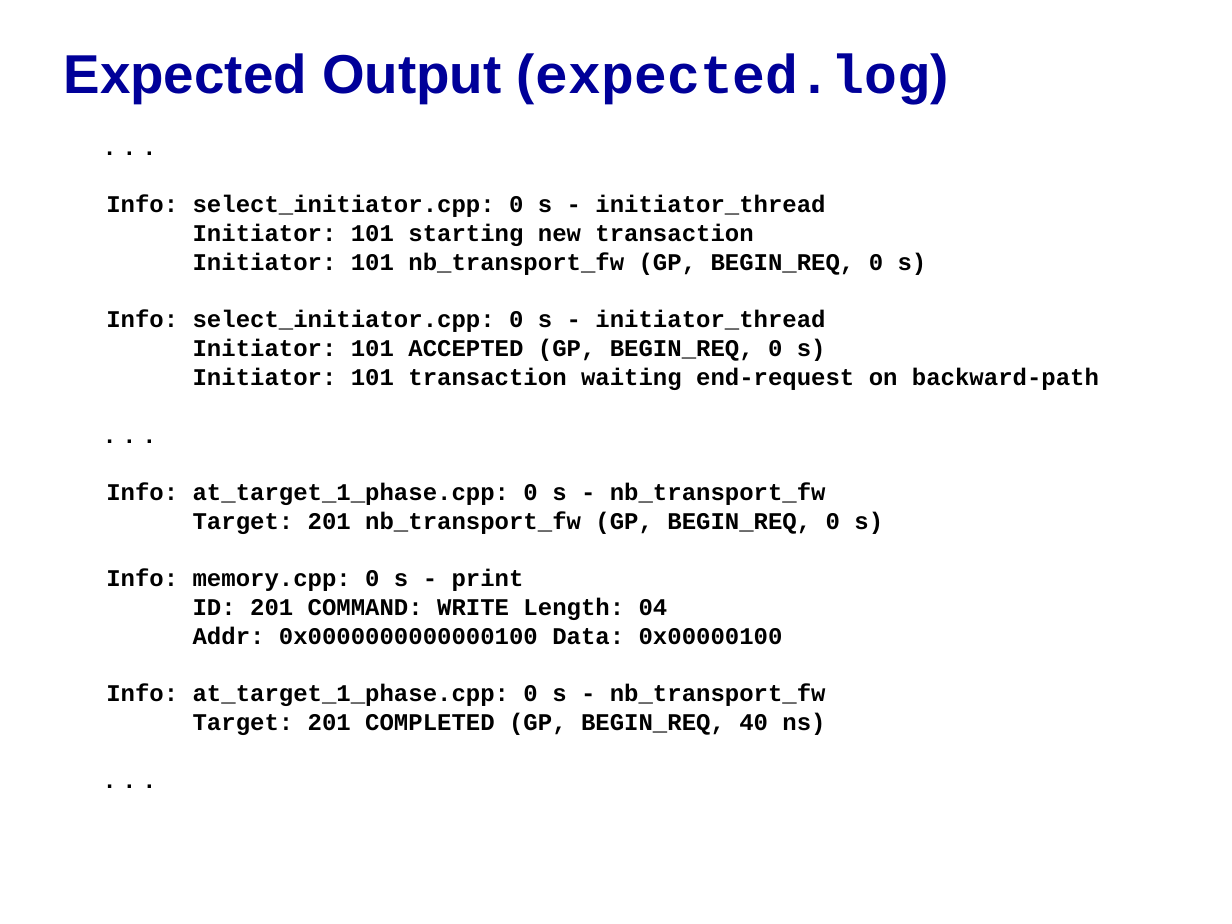
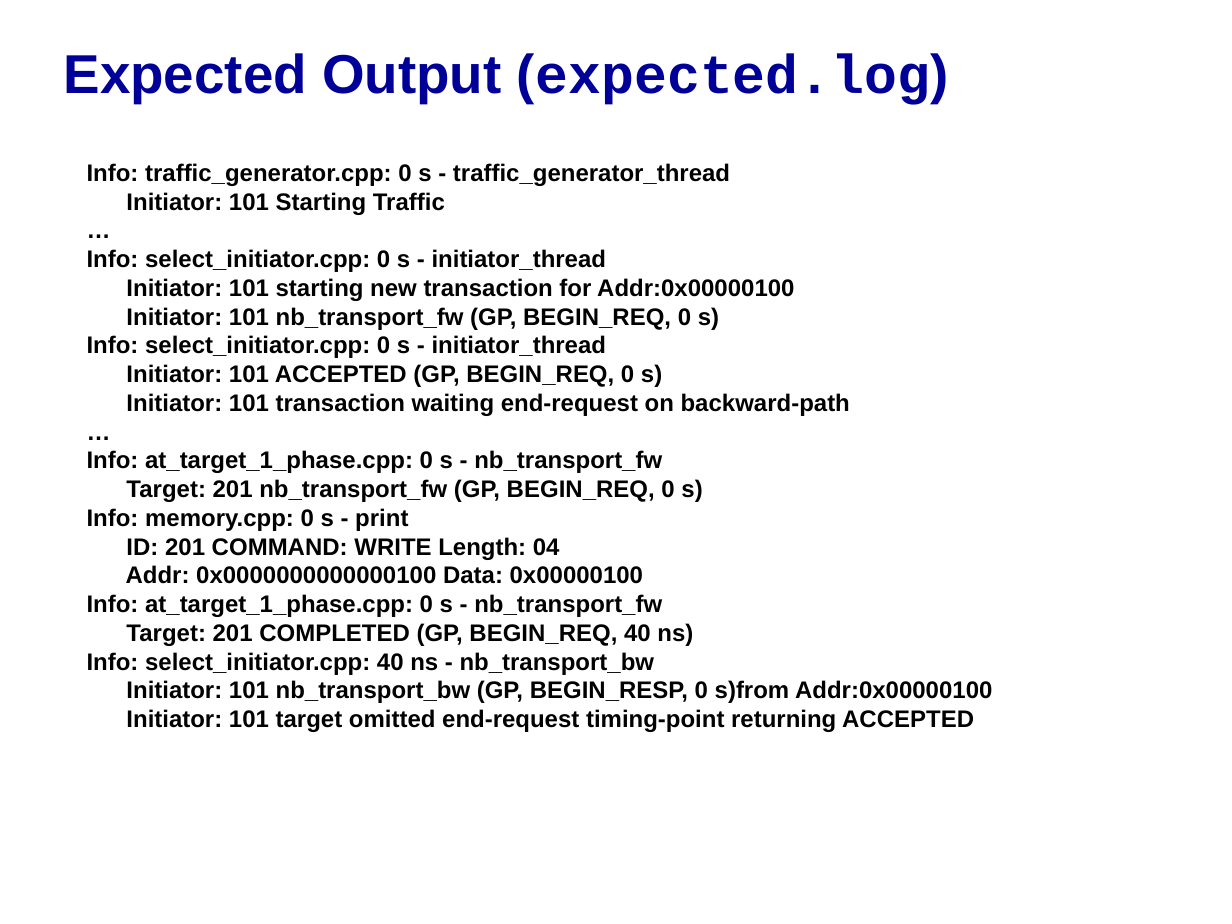
Before and after one commit to accellera-official/systemc, a slide deck: slide 6 of examples/tlm/at_1_phase/docs/at_1_phase_example.ppt. Drawn at 1232x924 pixels with LibreOffice and Linux fonts; fonts in the diff are those of the drawing; background and template pictures are left out. Boxes give left, top, right and bottom in pixels: in the first picture for what was removed or moved away, otherwise in the second. Text is boxed around its words. In the diff, an @@ line names an element or a change of style, - is before the commit and + after.

```diff
--- a/examples/tlm/at_1_phase/docs/at_1_phase_example.ppt
+++ b/examples/tlm/at_1_phase/docs/at_1_phase_example.ppt
@@ text at [87,163,992,732]: text changed @@
-. . .
+…
@@ text "Info: traffic_generator.cpp: 0 s - ...": place and size @@
-text "Info: traffic_generator.cpp: 0 s - ..." at [106,195,1099,735]
+text "Info: traffic_generator.cpp: 0 s - ..." at [87,163,992,732]
@@ text at [87,163,730,215]: text changed @@
-. . .
+Info: traffic_generator.cpp: 0 s - traffic_generator_thread
+Initiator: 101 Starting Traffic
+…
@@ text at [87,249,850,646]: font Courier New to Arial in "Info: select_initiator.cpp: 0 s - initiator_thread", "Initiator: 101 nb_transport_fw (GP, BEGIN_REQ, 0 s)", "Info: select_initiator.cpp: 0 s - initiator_thread", "Initiator: 101 ACCEPTED (GP, BEGIN_REQ, 0 s)" and 8 more places @@
@@ text at [126,278,794,301]: text changed; font Courier New to Arial @@
-Initiator: 101 starting new transaction
+Initiator: 101 starting new transaction for Addr:0x00000100
@@ text at [87,652,992,732]: text changed @@
-. . .
+Info: select_initiator.cpp: 40 ns - nb_transport_bw
+Initiator: 101 nb_transport_bw (GP, BEGIN_RESP, 0 s)from Addr:0x00000100
+Initiator: 101 target omitted end-request timing-point returning ACCEPTED
```
Also in this commit, not shown: 1 other slide changed, 32 other files.
